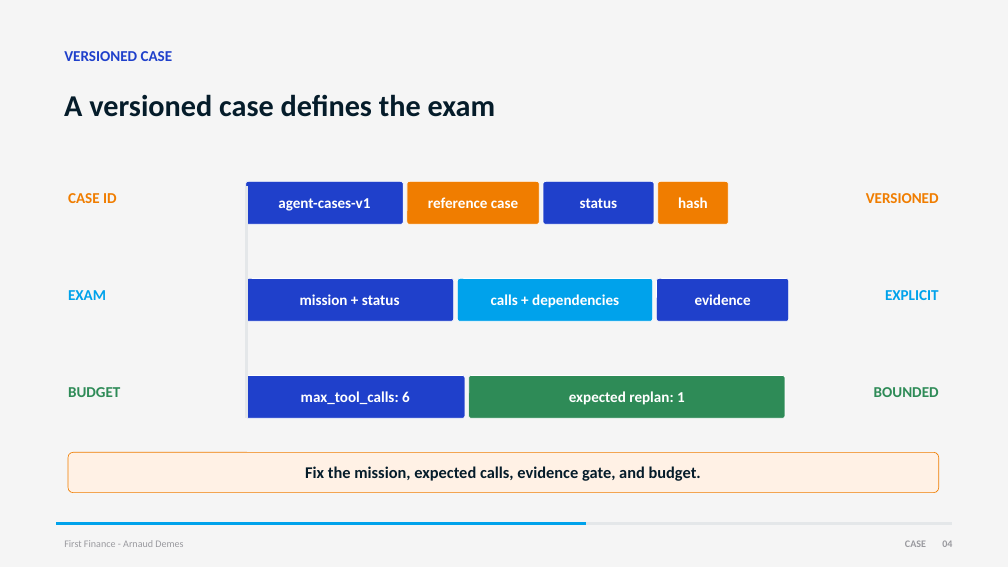
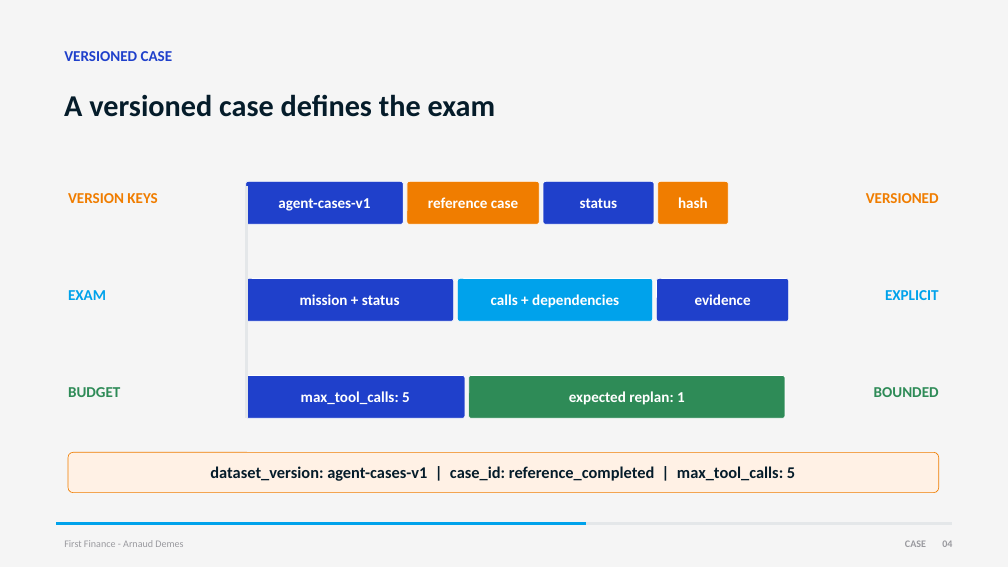
Before and after one commit to Nonocho/finai-academy, a slide deck: slide 4 of decks/12-evaluating-agentic-systems.pptx. Drawn at 1008x567 pixels with LibreOffice and Linux fonts; fonts in the diff are those of the drawing. Boxes give left, top, right and bottom in pixels: in the first picture for what was removed or moved away, otherwise in the second. Text is boxed around its words. In the diff, an @@ line names an element or a change of style, - is before the commit and + after.

```diff
--- a/decks/12-evaluating-agentic-systems.pptx
+++ b/decks/12-evaluating-agentic-systems.pptx
@@ text at <box>68,193,157,203</box>: text changed @@
-CASE ID
+VERSION KEYS
@@ text at <box>301,391,410,404</box>: text changed @@
-max_tool_calls: 6
+max_tool_calls: 5
@@ text at <box>210,466,795,481</box>: text changed @@
-Fix the mission, expected calls, evidence gate, and budget.
+dataset_version: agent-cases-v1 | case_id: reference_completed | max_tool_calls: 5
```
Also in this commit, not shown: 2 other slides changed, 1 other file.
